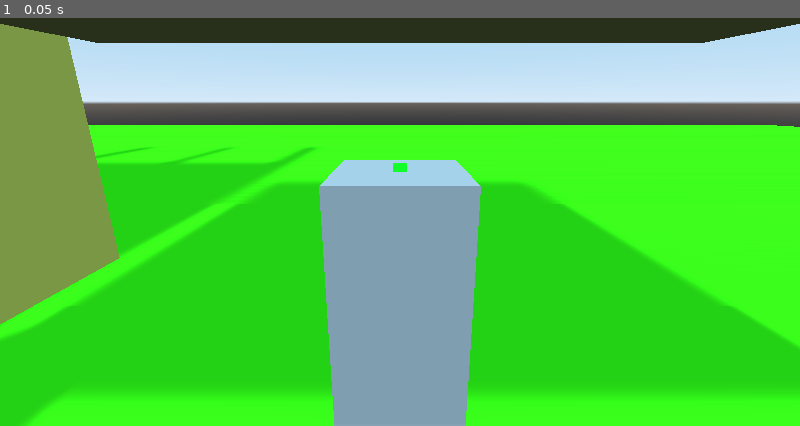
Above: before the commit, frame 1.
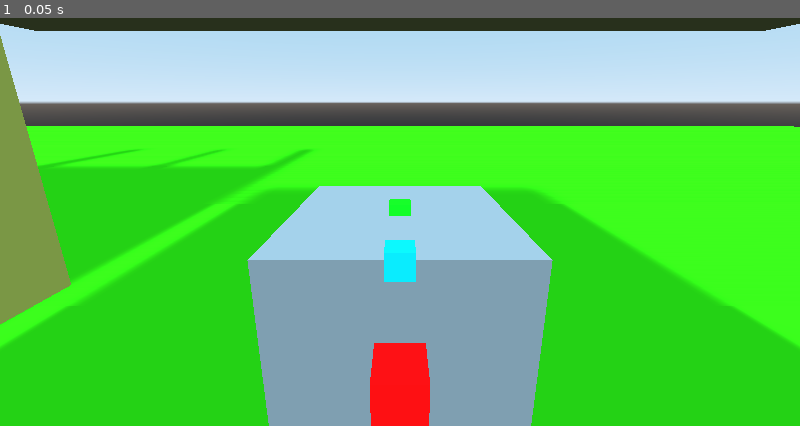
Above: after the commit, the same moment.

Repository: binaryorange/ECC
Game: Godot game, scene res://Testing.tscn
Two runs of this game, one before a commit and one after it. Both use one fixed random seed, a clock stepped at 60 frames per second and the inputs below.
Inputs:
- Up to frame 1 (0.05 s): no input

The runs differ from the first frame. In frame 1, 27% of the frame differs, in the area x 0-100%, y 1-100%.

Commit message:
Is...is this functional?
I think I might have made a nice system but not sure yet.

Diff:
--- a/CameraController.gd
+++ b/CameraController.gd
@@ -44,7 +44,6 @@
 var zoom = 0
 var oldZoom = 0
 var oldClipCamera
-var confinedSpaceCam
 var newDistance
 var cam_right
 var cam_up
@@ -100,9 +99,6 @@
 
 	# set the view camera to the local z axis of the first clip cam
 	viewCam.transform.origin.z = get_node(cam_array[0]).transform.origin.z
-
-	# establish the confinedSpaceCam
-	confinedSpaceCam = get_node(cam_array[3])
 
 
 func _process(delta):
@@ -161,25 +157,6 @@
 		else:
 			clipCamera = false
 
-		# now check to see if the player has rotated the camera up or down and then see if
-		# the confined space cam is clipping the top of any geometry present. If it is, then we
-		# clip through to it!
-#		if x_rot <= viewcam_distance_array[zoom]*2 or x_rot > viewcam_distance_array[zoom]*2:
-#
-#			# switch to the confinedspacecam by updating the zoom index
-#			oldZoom = zoom
-#			zoom = 3
-#
-#			clipCamera = true
-#
-#		else:
-#			if oldZoom > -1:
-#				print("oldZoom " + str(oldZoom) + " this zoom " + str(zoom))
-#				zoom = oldZoom
-#				clipCamera = false
-#				oldZoom = -1
-#				print("oldZoom " + str(oldZoom) + " this zoom " + str(zoom))
-
 	if clipCamera:
 		# store the clip offset of the current clip camera
 		var clip_offset = current_clip_cam.get_clip_offset()
@@ -206,7 +183,7 @@
 		current_clip_cam.get_parent().transform.origin.z = viewcam_distance_array[zoom]
 
 	# set the z position of the viewCam to the lerped distance
-	viewCam.transform.origin.z = lerp(viewCam.transform.origin.z, viewcam_distance_array[zoom] + CameraDistanceOffset, LerpWeight)
+	viewCam.transform.origin.z = lerp(viewCam.transform.origin.z, viewcam_distance_array[zoom] + clipcam_offset_array[zoom], LerpWeight)
 
 func _update_active_clip_camera():
 
--- a/TestPlayer.tscn
+++ b/TestPlayer.tscn
@@ -70,14 +70,13 @@
 "_editor_description_": ""
 }
 ClippedCameraException = NodePath("..")
-cam_array = [ NodePath("XGimbal/CamTarget1/ClipCam1"), NodePath("XGimbal/CamTarget2/ClipCam2"), NodePath("XGimbal/CamTarget3/ClipCam3"), NodePath("XGimbal/ConfinedSpaceCam/ConfnedSpaceCam") ]
+cam_array = [ NodePath("XGimbal/CamTarget1/ClipCam1"), NodePath("XGimbal/CamTarget2/ClipCam2"), NodePath("XGimbal/CamTarget3/ClipCam3") ]
 ViewCam = NodePath("XGimbal/ViewCam")
+CameraDistanceOffset = 3.0
 MaxOccludeDistance = 10.0
 MaxAngleLimit = 10.0
 
 [node name="XGimbal" type="Spatial" parent="YGimbal"]
-
-[node name="ClippedCameraSwitcher" type="Node" parent="YGimbal/XGimbal"]
 
 [node name="ViewCam" type="Camera" parent="YGimbal/XGimbal"]
 transform = Transform( 1, 0, 0, 0, 0.965926, 0.258819, 0, -0.258819, 0.965926, 0, 3, 4 )
@@ -92,7 +91,7 @@
 transform = Transform( 1, 0, 0, 0, 1, 2.98023e-008, 0, -2.98023e-008, 1, 0, 2, -2.98023e-008 )
 
 [node name="ClipCam1" type="ClippedCamera" parent="YGimbal/XGimbal/CamTarget1"]
-transform = Transform( 1, 0, 0, 0, 1, 0, 0, 0, 1, 0, -1.19209e-007, 5 )
+transform = Transform( 1, 0, 0, 0, 1, 0, 0, 0, 1, 0, 0, 3 )
 doppler_tracking = 1
 near = 0.01
 process_mode = 1
@@ -103,7 +102,7 @@
 material/0 = SubResource( 6 )
 
 [node name="CamTarget2" type="Spatial" parent="YGimbal/XGimbal"]
-transform = Transform( 1, 0, 0, 0, 1, 0, 0, 0, 1, 0, 2, 6 )
+transform = Transform( 1, 0, 0, 0, 1, 0, 0, 0, 1, 0, 2, 1 )
 
 [node name="ClipCam2" type="ClippedCamera" parent="YGimbal/XGimbal/CamTarget2"]
 transform = Transform( 1, 0, 0, 0, 1, 0, 0, 0, 1, 0, 0, 5 )
@@ -116,10 +115,10 @@
 material/0 = null
 
 [node name="CamTarget3" type="Spatial" parent="YGimbal/XGimbal"]
-transform = Transform( 1, 0, 0, 0, 1, 0, 0, 0, 1, 0, 2, 12 )
+transform = Transform( 1, 0, 0, 0, 1, 0, 0, 0, 1, 0, 2, 2 )
 
 [node name="ClipCam3" type="ClippedCamera" parent="YGimbal/XGimbal/CamTarget3"]
-transform = Transform( 1, 0, 0, 0, 1, 0, 0, 0, 1, 0, 0, 5 )
+transform = Transform( 1, 0, 0, 0, 1, 0, 0, 0, 1, 0, 0, 7 )
 doppler_tracking = 1
 process_mode = 1
 
@@ -128,19 +127,5 @@
 mesh = SubResource( 10 )
 material/0 = null
 
-[node name="ConfinedSpaceCam" type="Spatial" parent="YGimbal/XGimbal"]
-transform = Transform( 1, 0, 0, 0, 1, 0, 0, 0, 1, 0, 2, 0 )
-
-[node name="ConfnedSpaceCam" type="ClippedCamera" parent="YGimbal/XGimbal/ConfinedSpaceCam"]
-transform = Transform( 1, 0, 0, 0, 1, 0, 0, 0, 1, 0, 0, 6 )
-doppler_tracking = 1
-process_mode = 1
-__meta__ = {
-"_editor_description_": "This is the ClippedCamera that is to be used when the player enters very tight spaces, or when the player moves the camera all the way up or down, such as when the camera contacts the floor, or there is geometry above the player and the camera should show the player instead.
-
-It is not checking for any collisions until the player has met either of that criteria!
-"
-}
-
 [node name="DebugCamera" type="Camera" parent="."]
 transform = Transform( -4.37114e-008, 0, 1, 0, 1, 0, -1, 0, -4.37114e-008, 14, 3, 8 )
--- a/Testing.tscn
+++ b/Testing.tscn
@@ -112,7 +112,6 @@
 [node name="Ceiling" type="StaticBody" parent="Ceiling2"]
 
 [node name="CollisionShape" type="CollisionShape" parent="Ceiling2/Ceiling"]
-transform = Transform( 1, 0, 0, 0, 1, 0, 0, 0, 1, 0, 0, 0 )
 shape = SubResource( 8 )
 
 [node name="Ceiling3" type="MeshInstance" parent="."]
